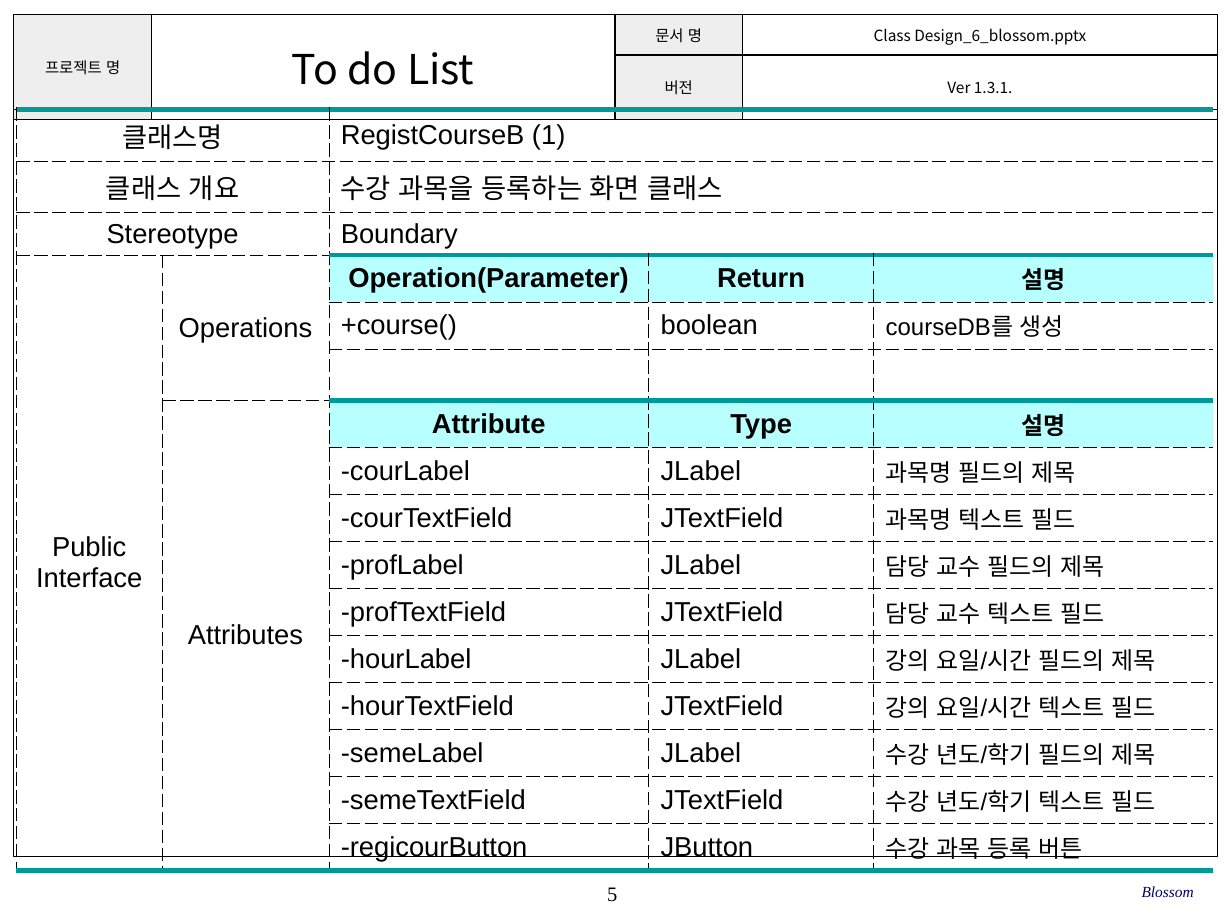
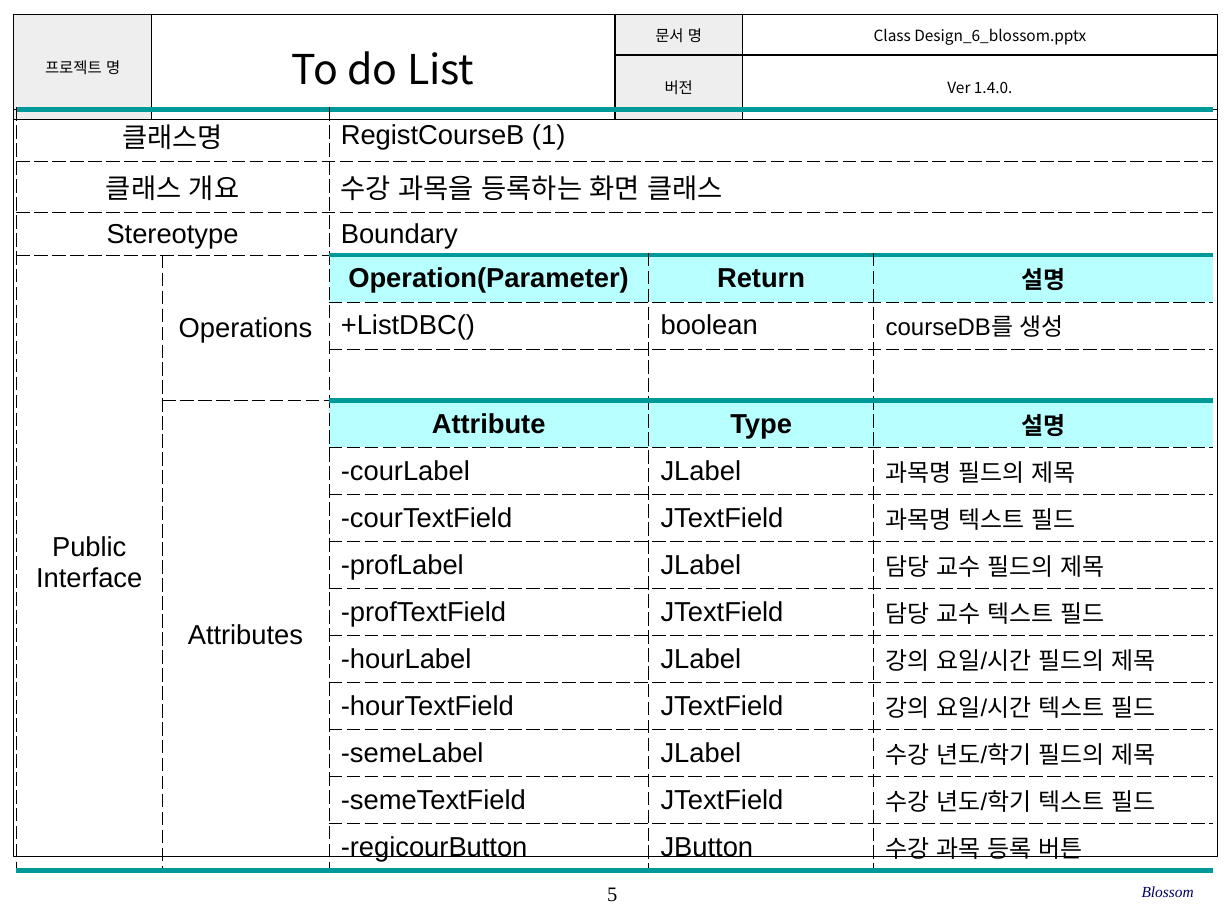
Before and after one commit to SE-admin/SE2017_6_blossom, a slide deck: slide 5 of doc/3_ 설계서/Class Design_6_blossom.pptx. Drawn at 1232x924 pixels with LibreOffice and Linux fonts; fonts in the diff are those of the drawing; background and template pictures are left out. Boxes give left, top, right and bottom in pixels: in the first picture for what was removed or moved away, otherwise in the second. Text is boxed around its words. In the diff, an @@ line names an element or a change of style, - is before the commit and + after.

```diff
--- a/doc/3_ 설계서/Class Design_6_blossom.pptx
+++ b/doc/3_ 설계서/Class Design_6_blossom.pptx
@@ table at (14, 15, 1217, 98) @@
-row 2, column 4: Ver 1.3.1.
+row 2, column 4: Ver 1.4.0.
@@ table at (16, 110, 1212, 866) @@
-row 5, column 3: +course()
+row 5, column 3: +ListDBC()
```
Also in this commit, not shown: 24 other slides changed.
